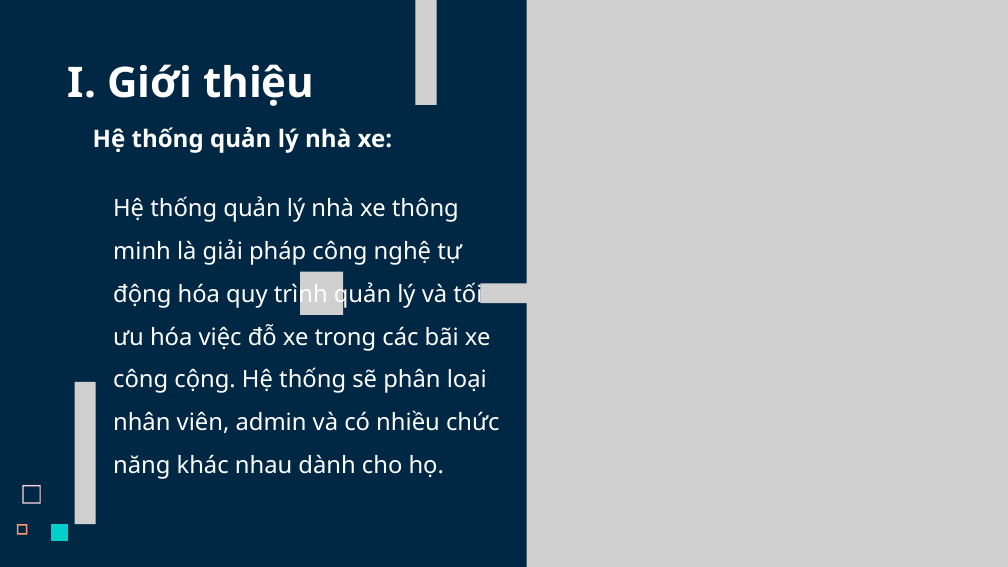
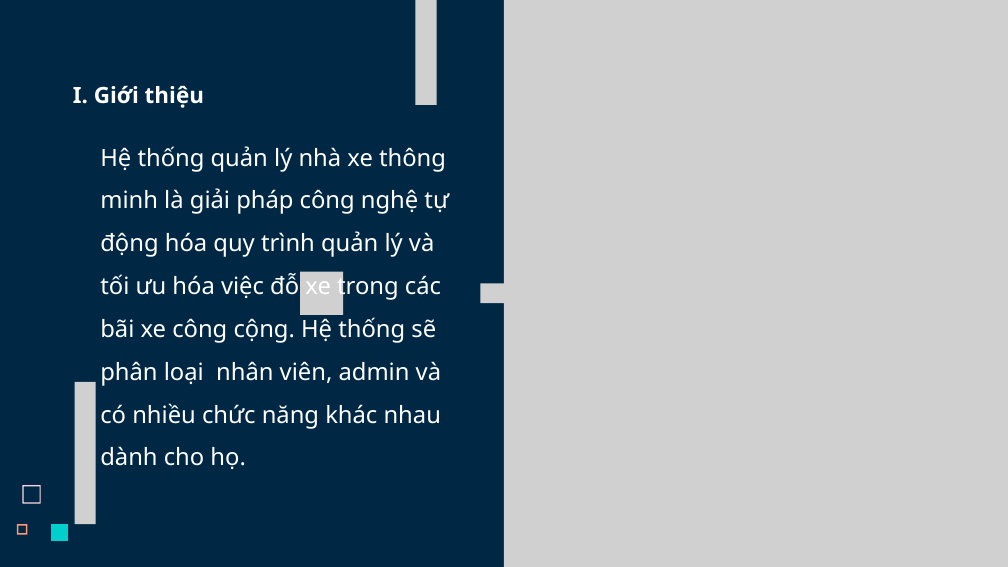
Before and after one commit to AnhCode206/DDTuan_PBL01_NHP41B_Nhom11, a slide deck: slide 4 of Slides.pptx. Drawn at 1008x567 pixels with LibreOffice and Linux fonts; fonts in the diff are those of the drawing; grey boxes stand for pictures. Boxes give left, top, right and bottom in pixels: in the first picture for what was removed or moved away, otherwise in the second. Text is boxed around its words. In the diff, an @@ line names an element or a change of style, - is before the commit and + after.

```diff
--- a/Slides.pptx
+++ b/Slides.pptx
@@ picture: place and size @@
-picture at bbox=[528, 1, 1008, 567]
+picture at bbox=[504, 1, 1008, 567]
@@ text "I. Giới thiệu": place and size @@
-text "I. Giới thiệu" at bbox=[68, 64, 315, 106]
+text "I. Giới thiệu" at bbox=[73, 85, 204, 108]
@@ text "I. Giới thiệu" at bbox=[73, 85, 204, 108]: size 60.3 to 32 pt @@
@@ text removed at bbox=[93, 127, 393, 153] @@
-Hệ thống quản lý nhà xe:
@@ text "Hệ thống quản lý nhà ..." rewrapped from bbox=[113, 196, 500, 479] to bbox=[100, 146, 449, 469] @@
```
Also in this commit, not shown: 3 other slides changed, 20 slides added, 9 slides removed, 3 other files.
